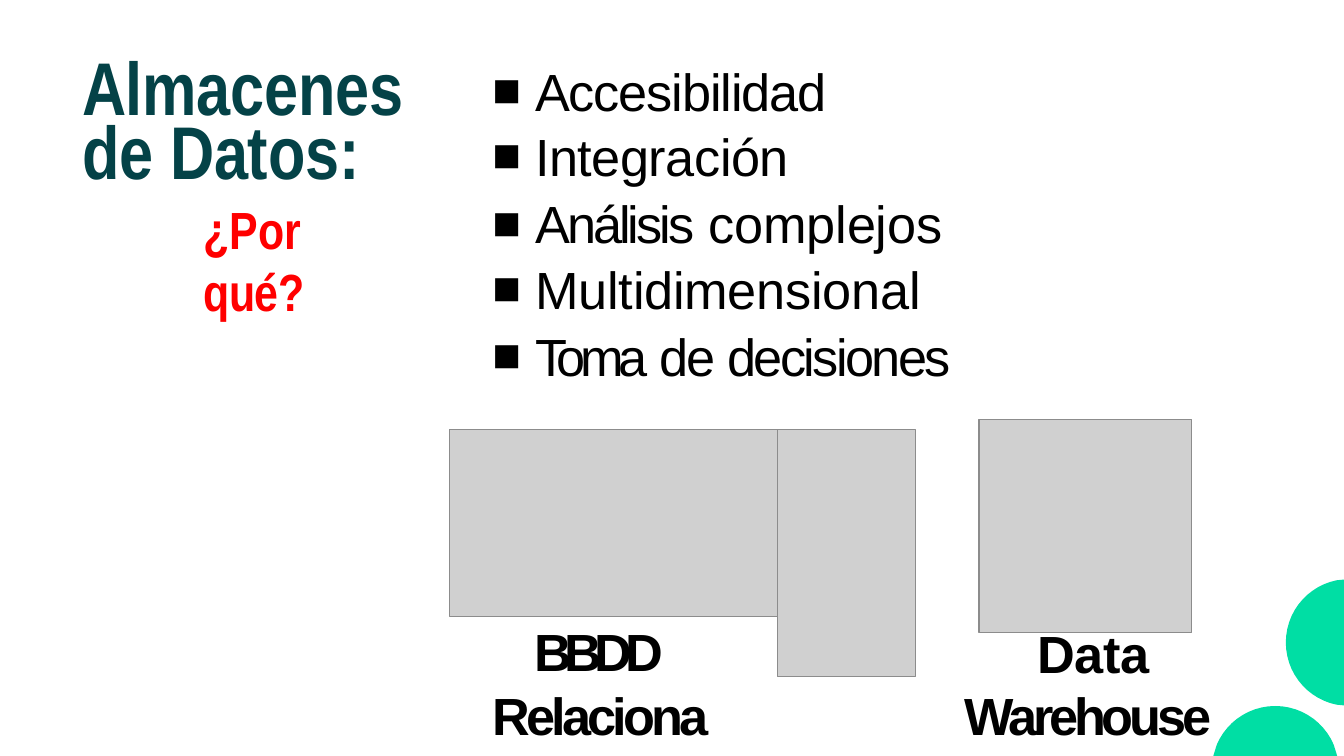
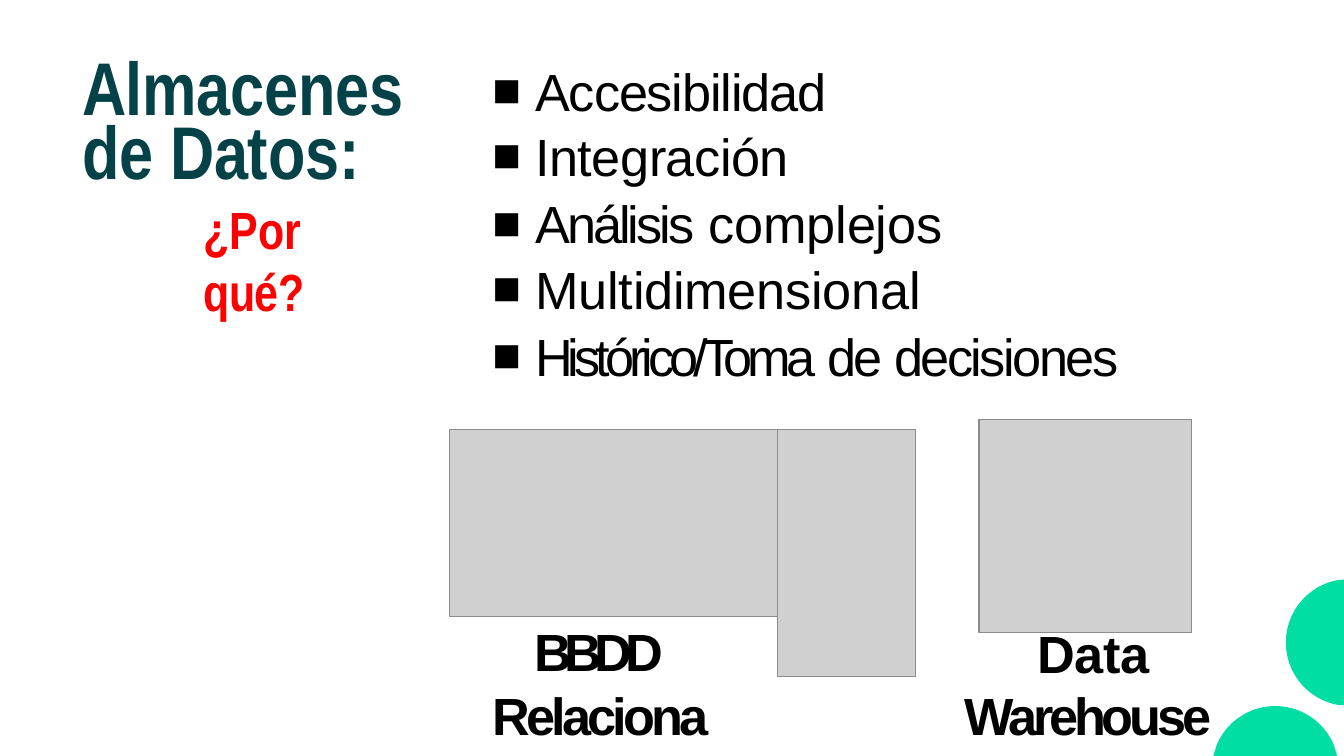
Before and after one commit to CodeWithJuancho/CE_IABD_BIU_SPS, a slide deck: slide 2 of BIU/UT1 - Fundamentos y Preparacion de datos/UT1_2/UT1_2 - Fundamentos y preparacion de datos.pptx (slide 3 before the commit). Drawn at 1344x756 pixels with LibreOffice and Linux fonts; fonts in the diff are those of the drawing; grey boxes stand for pictures. Boxes give left, top, right and bottom in pixels: in the first picture for what was removed or moved away, otherwise in the second. Text is boxed around its words. In the diff, an @@ line names an element or a change of style, - is before the commit and + after.

```diff
--- a/BIU/UT1 - Fundamentos y Preparacion de datos/UT1_2/UT1_2 - Fundamentos y preparacion de datos.pptx
+++ b/BIU/UT1 - Fundamentos y Preparacion de datos/UT1_2/UT1_2 - Fundamentos y preparacion de datos.pptx
@@ text at (x1=535, y1=337, x2=1118, y2=377): text changed @@
-■ Toma de decisiones
+■ Histórico/Toma de decisiones
```
Also in this commit, not shown: 2 other slides changed, 15 other files.
